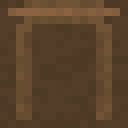
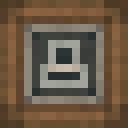
Two versions of the same layered image (w=128, h=128). Layer-by-layer changes:
hid "side.base" over [0, 8, 128, 128]
showed "top.base", painted on it over [0, 8, 128, 128]
